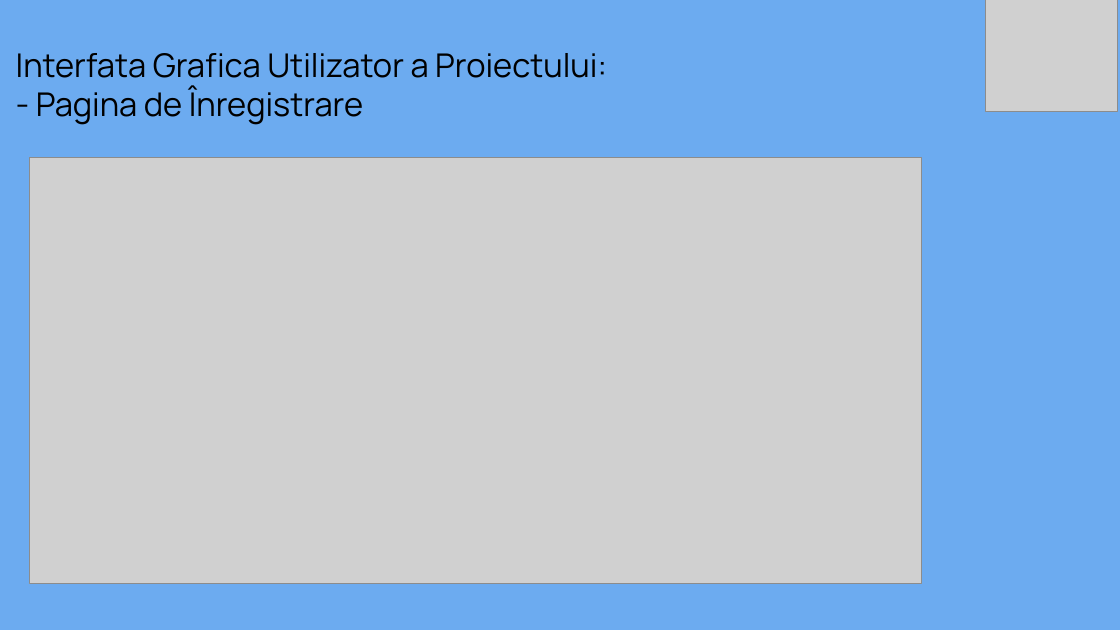
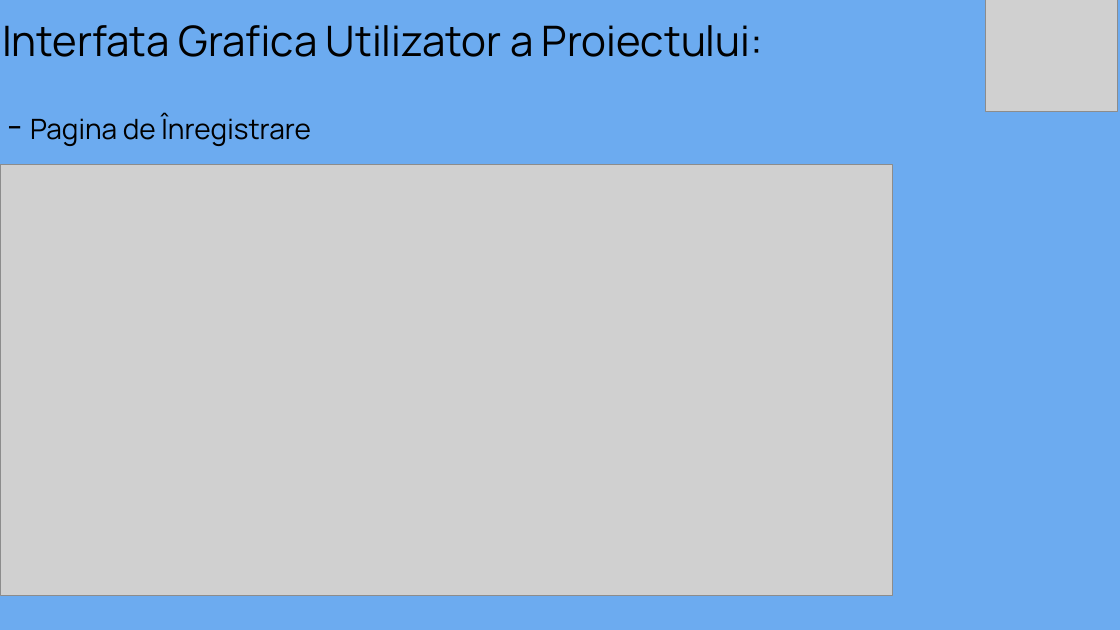
Before and after one commit to robertnitu02/proiect-diploma, a slide deck: slide 13 of word/prezentare.pptx (slide 6 before the commit). Drawn at 1120x630 pixels with LibreOffice and Linux fonts; fonts in the diff are those of the drawing; grey boxes stand for pictures; background and template pictures are left out. Boxes give left, top, right and bottom in pixels: in the first picture for what was removed or moved away, otherwise in the second. Text is boxed around its words. In the diff, an @@ line names an element or a change of style, - is before the commit and + after.

Commit message:
Wip pptx. Added diagrama photo

```diff
--- a/word/prezentare.pptx
+++ b/word/prezentare.pptx
@@ title at [2,25,763,57]: text changed; size 28 to 36 pt @@
-Interfata Grafica Utilizator a Proiectului:
-- Pagina de Înregistrare
+Interfata Grafica Utilizator a Proiectului:
@@ text added at [30,112,311,146], 24 pt, text #000000 @@
+- Pagina de Înregistrare
@@ picture: place and size @@
-picture at [29,157,922,584]
+picture at [0,165,892,596]
```
Also in this commit, not shown: 12 other slides changed, 12 slides added, 1 slide removed, 1 other file.
